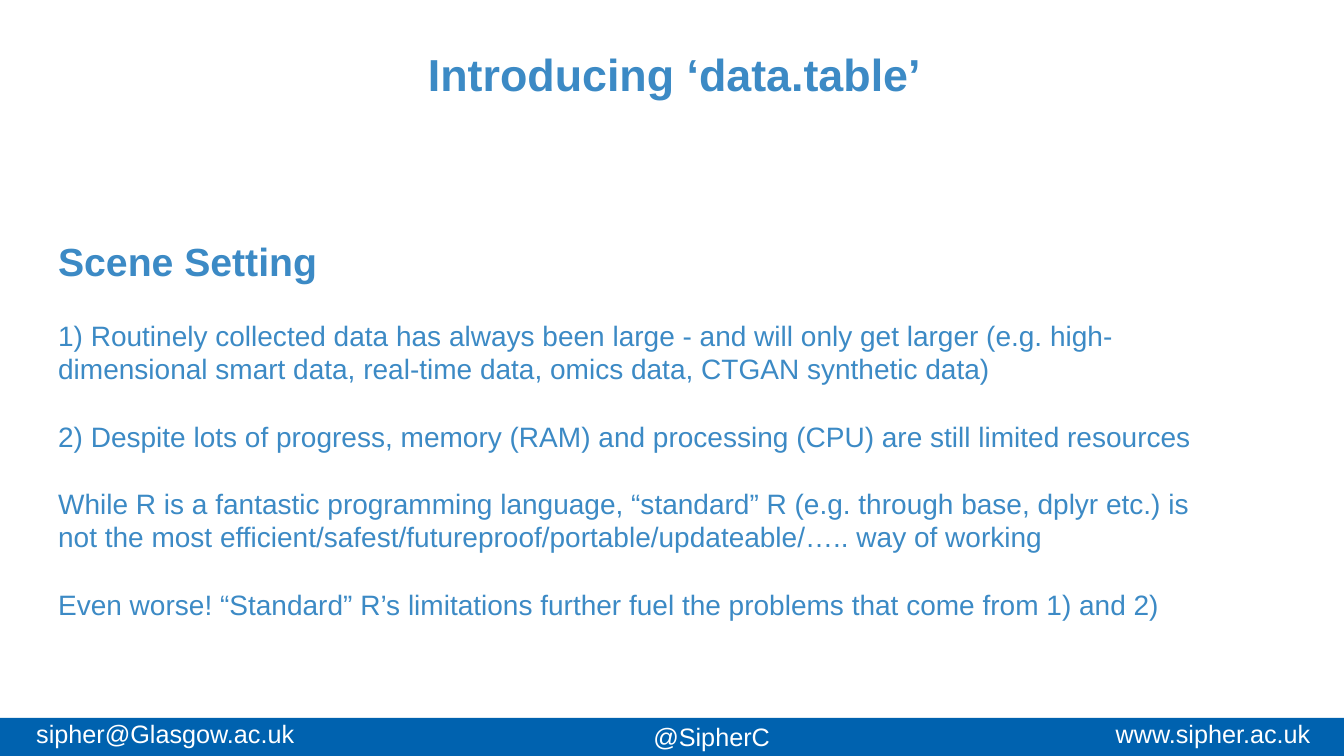
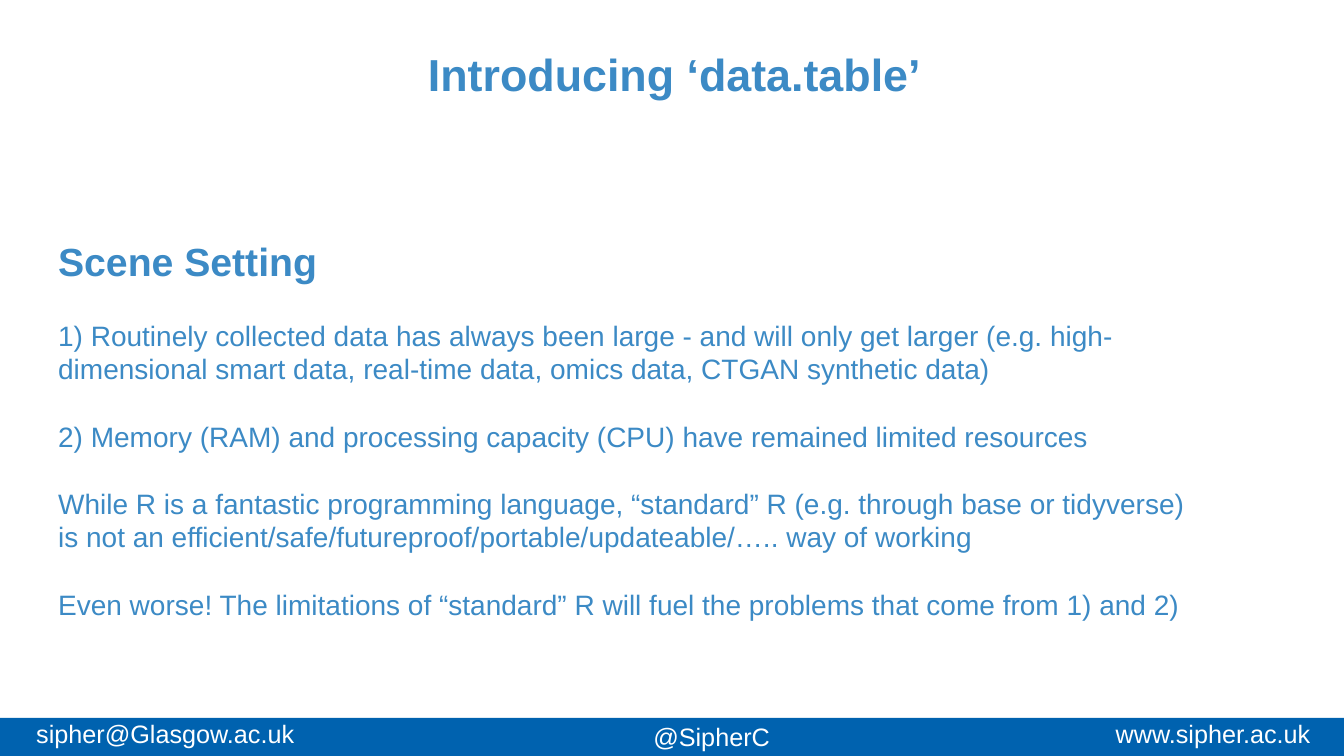
Before and after one commit to AndreasxHoehn/2024_RDS_DT, a slide deck: slide 6 of Slides/slides.pptx. Drawn at 1344x756 pixels with LibreOffice and Linux fonts; fonts in the diff are those of the drawing; background and template pictures are left out. Boxes give left, top, right and bottom in pixels: in the first picture for what was removed or moved away, otherwise in the second. Text is boxed around its words. In the diff, an @@ line names an element or a change of style, - is before the commit and + after.

Commit message:
last fixes
updated slides and code files, mainly typos

```diff
--- a/Slides/slides.pptx
+++ b/Slides/slides.pptx
@@ text at bbox=[58, 426, 1183, 620]: text changed @@
-2) Despite lots of progress, memory (RAM) and processing (CPU) are still limited resources
-While R is a fantastic programming language, “standard” R (e.g. through base, dplyr etc.) is not the most efficient/safest/futureproof/portable/updateable/….. way of working
-Even worse! “Standard” R’s limitations further fuel the problems that come from 1) and 2)
+2) Memory (RAM) and processing capacity (CPU) have remained limited resources
+While R is a fantastic programming language, “standard” R (e.g. through base or tidyverse) is not an efficient/safe/futureproof/portable/updateable/….. way of working
+Even worse! The limitations of “standard” R will fuel the problems that come from 1) and 2)
```
Also in this commit, not shown: 7 other slides changed, 4 other files.
